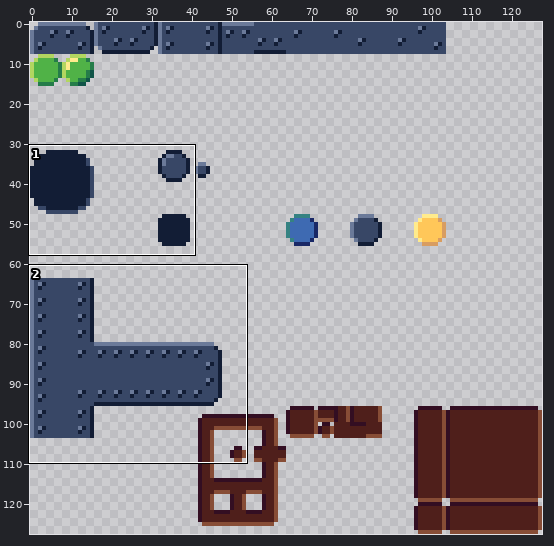
One commit to this sprite sheet: assets/spritesheet.png. Above, an overview of the earlier version with the close-up marked.
Close-up. Before the edit:
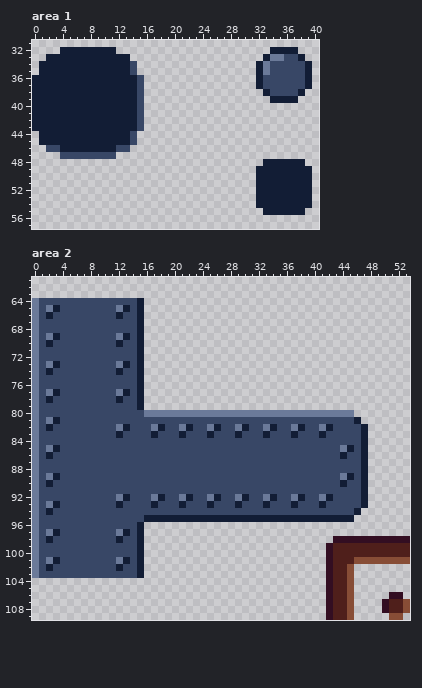
The file is 128x128 pixels. Shown: area 1: x 0..40, y 31..57; area 2: x 0..53, y 61..109.
Once edited:
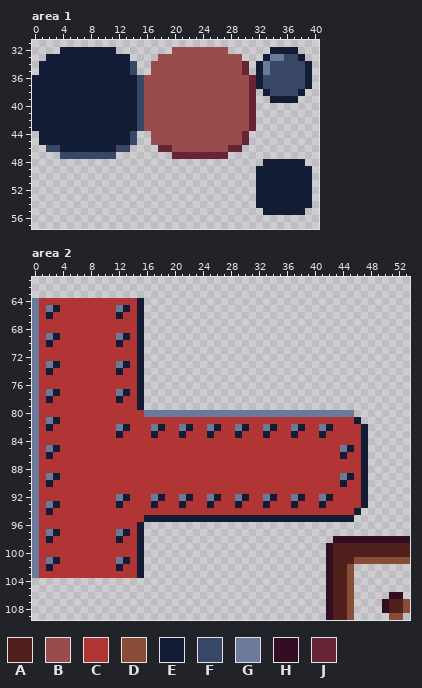
Palette (. is transparent): A #4f1f1b  B #994c4c  C #b23535  D #874d36  E #121d35  F #384766  G #6b7a99  H #330e22  J #662435
From old to new:
--- area 1
@@ x 14..33 @@
 31 ....................
-32 ....................
-33 ...................E
-34 F.................EG
-35 F.................EG
-36 EF................EF
-37 EF................EF
-38 EF.................E
-39 EF..................
-40 EF..................
-41 EF..................
-42 EF..................
-43 EF..................
-44 F...................
-45 F...................
-46 ....................
-47 ....................
+32 ......BBBBBBBB......
+33 ....BBBBBBBBBBBB...E
+34 F..BBBBBBBBBBBBBJ.EG
+35 F..BBBBBBBBBBBBBJ.EG
+36 EFBBBBBBBBBBBBBBBJEF
+37 EFBBBBBBBBBBBBBBBJEF
+38 EFBBBBBBBBBBBBBBBJ.E
+39 EFBBBBBBBBBBBBBBBJ..
+40 EFBBBBBBBBBBBBBBBJ..
+41 EFBBBBBBBBBBBBBBBJ..
+42 EFBBBBBBBBBBBBBBBJ..
+43 EFBBBBBBBBBBBBBBBJ..
+44 F..BBBBBBBBBBBBBJ...
+45 F..BBBBBBBBBBBBBJ...
+46 ....JJBBBBBBBBJJ....
+47 ......JJJJJJJJ......
 48 ...................E
--- area 2
@@ x 0..53 @@
  63 ......................................................
- 64 GFFFFFFFFFFFFFFE......................................
- 65 GFGEFFFFFFFFGEFE......................................
- 66 GFEFFFFFFFFFEFFE......................................
- 67 GFFFFFFFFFFFFFFE......................................
- 68 GFFFFFFFFFFFFFFE......................................
- 69 GFGEFFFFFFFFGEFE......................................
- 70 GFEFFFFFFFFFEFFE......................................
- 71 GFFFFFFFFFFFFFFE......................................
- 72 GFFFFFFFFFFFFFFE......................................
- 73 GFGEFFFFFFFFGEFE......................................
- 74 GFEFFFFFFFFFEFFE......................................
- 75 GFFFFFFFFFFFFFFE......................................
- 76 GFFFFFFFFFFFFFFE......................................
- 77 GFGEFFFFFFFFGEFE......................................
- 78 GFEFFFFFFFFFEFFE......................................
- 79 GFFFFFFFFFFFFFFE......................................
- 80 GFFFFFFFFFFFFFFFGGGGGGGGGGGGGGGGGGGGGGGGGGGGGG........
- 81 GFGEFFFFFFFFFFFFFFFFFFFFFFFFFFFFFFFFFFFFFFFFFFE.......
- 82 GFEFFFFFFFFFGEFFFGEFFGEFFGEFFGEFFGEFFGEFFGEFFFFE......
- 83 GFFFFFFFFFFFEFFFFEFFFEFFFEFFFEFFFEFFFEFFFEFFFFFE......
- 84 GFFFFFFFFFFFFFFFFFFFFFFFFFFFFFFFFFFFFFFFFFFFFFFE......
- 85 GFGEFFFFFFFFFFFFFFFFFFFFFFFFFFFFFFFFFFFFFFFFGEFE......
- 86 GFEFFFFFFFFFFFFFFFFFFFFFFFFFFFFFFFFFFFFFFFFFEFFE......
- 87 GFFFFFFFFFFFFFFFFFFFFFFFFFFFFFFFFFFFFFFFFFFFFFFE......
- 88 GFFFFFFFFFFFFFFFFFFFFFFFFFFFFFFFFFFFFFFFFFFFFFFE......
- 89 GFGEFFFFFFFFFFFFFFFFFFFFFFFFFFFFFFFFFFFFFFFFGEFE......
- 90 GFEFFFFFFFFFFFFFFFFFFFFFFFFFFFFFFFFFFFFFFFFFEFFE......
- 91 GFFFFFFFFFFFFFFFFFFFFFFFFFFFFFFFFFFFFFFFFFFFFFFE......
- 92 GFFFFFFFFFFFGEFFFGEFFGEFFGEFFGEFFGEFFGEFFGEFFFFE......
- 93 GFGEFFFFFFFFEFFFFEFFFEFFFEFFFEFFFEFFFEFFFEFFFFFE......
- 94 GFEFFFFFFFFFFFFFFFFFFFFFFFFFFFFFFFFFFFFFFFFFFFE.......
- 95 GFFFFFFFFFFFFFFFEEEEEEEEEEEEEEEEEEEEEEEEEEEEEE........
- 96 GFFFFFFFFFFFFFFE......................................
- 97 GFGEFFFFFFFFGEFE......................................
- 98 GFEFFFFFFFFFEFFE...........................HHHHHHHHHHH
- 99 GFFFFFFFFFFFFFFE..........................HAAAAAAAAAAA
-100 GFFFFFFFFFFFFFFE..........................HAAAAAAAAAAA
-101 GFGEFFFFFFFFGEFE..........................HAAADDDDDDDD
-102 GFEFFFFFFFFFEFFE..........................HAAD........
-103 GFFFFFFFFFFFFFFE..........................HAAD........
+ 64 GCCCCCCCCCCCCCCE......................................
+ 65 GCGECCCCCCCCGECE......................................
+ 66 GCECCCCCCCCCECCE......................................
+ 67 GCCCCCCCCCCCCCCE......................................
+ 68 GCCCCCCCCCCCCCCE......................................
+ 69 GCGECCCCCCCCGECE......................................
+ 70 GCECCCCCCCCCECCE......................................
+ 71 GCCCCCCCCCCCCCCE......................................
+ 72 GCCCCCCCCCCCCCCE......................................
+ 73 GCGECCCCCCCCGECE......................................
+ 74 GCECCCCCCCCCECCE......................................
+ 75 GCCCCCCCCCCCCCCE......................................
+ 76 GCCCCCCCCCCCCCCE......................................
+ 77 GCGECCCCCCCCGECE......................................
+ 78 GCECCCCCCCCCECCE......................................
+ 79 GCCCCCCCCCCCCCCE......................................
+ 80 GCCCCCCCCCCCCCCCGGGGGGGGGGGGGGGGGGGGGGGGGGGGGG........
+ 81 GCGECCCCCCCCCCCCCCCCCCCCCCCCCCCCCCCCCCCCCCCCCCE.......
+ 82 GCECCCCCCCCCGECCCGECCGECCGECCGECCGECCGECCGECCCCE......
+ 83 GCCCCCCCCCCCECCCCECCCECCCECCCECCCECCCECCCECCCCCE......
+ 84 GCCCCCCCCCCCCCCCCCCCCCCCCCCCCCCCCCCCCCCCCCCCCCCE......
+ 85 GCGECCCCCCCCCCCCCCCCCCCCCCCCCCCCCCCCCCCCCCCCGECE......
+ 86 GCECCCCCCCCCCCCCCCCCCCCCCCCCCCCCCCCCCCCCCCCCECCE......
+ 87 GCCCCCCCCCCCCCCCCCCCCCCCCCCCCCCCCCCCCCCCCCCCCCCE......
+ 88 GCCCCCCCCCCCCCCCCCCCCCCCCCCCCCCCCCCCCCCCCCCCCCCE......
+ 89 GCGECCCCCCCCCCCCCCCCCCCCCCCCCCCCCCCCCCCCCCCCGECE......
+ 90 GCECCCCCCCCCCCCCCCCCCCCCCCCCCCCCCCCCCCCCCCCCECCE......
+ 91 GCCCCCCCCCCCCCCCCCCCCCCCCCCCCCCCCCCCCCCCCCCCCCCE......
+ 92 GCCCCCCCCCCCGECCCGECCGECCGECCGECCGECCGECCGECCCCE......
+ 93 GCGECCCCCCCCECCCCECCCECCCECCCECCCECCCECCCECCCCCE......
+ 94 GCECCCCCCCCCCCCCCCCCCCCCCCCCCCCCCCCCCCCCCCCCCCE.......
+ 95 GCCCCCCCCCCCCCCCEEEEEEEEEEEEEEEEEEEEEEEEEEEEEE........
+ 96 GCCCCCCCCCCCCCCE......................................
+ 97 GCGECCCCCCCCGECE......................................
+ 98 GCECCCCCCCCCECCE...........................HHHHHHHHHHH
+ 99 GCCCCCCCCCCCCCCE..........................HAAAAAAAAAAA
+100 GCCCCCCCCCCCCCCE..........................HAAAAAAAAAAA
+101 GCGECCCCCCCCGECE..........................HAAADDDDDDDD
+102 GCECCCCCCCCCECCE..........................HAAD........
+103 GCCCCCCCCCCCCCCE..........................HAAD........
 104 ..........................................HAAD........
